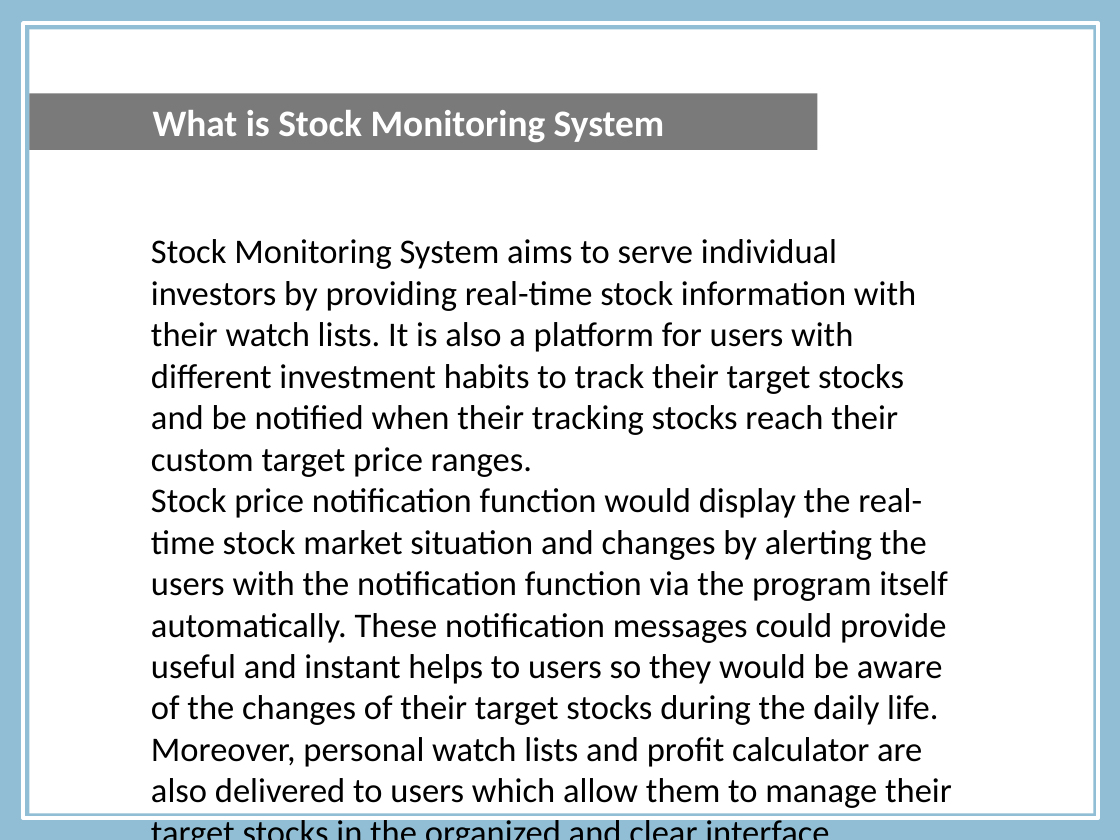
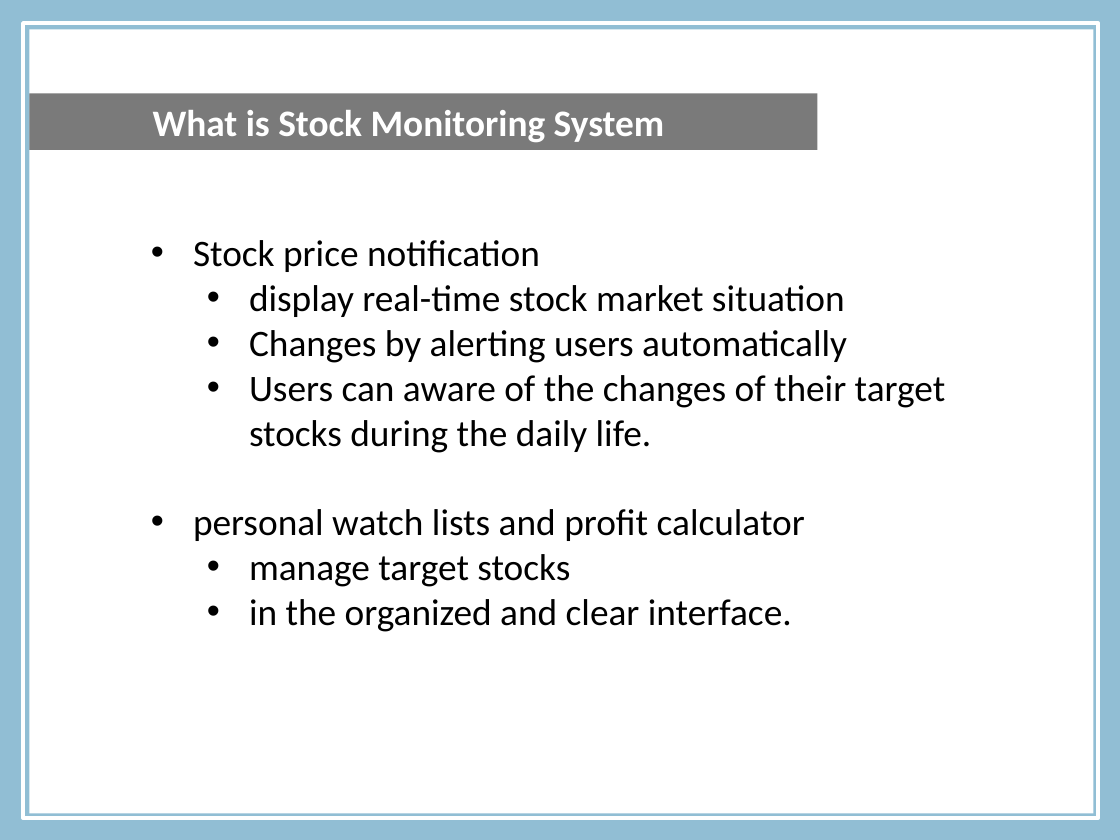
Before and after one commit to michaelleung0o0/comp3006, a slide deck: slide 4 of phrase 5 submission/Presentation3.pptx (slide 3 before the commit). Drawn at 1120x840 pixels with LibreOffice and Linux fonts; fonts in the diff are those of the drawing; background and template pictures are left out. Boxes give left, top, right and bottom in pixels: in the first picture for what was removed or moved away, otherwise in the second. Text is boxed around its words. In the diff, an @@ line names an element or a change of style, - is before the commit and + after.

Commit message:
ppt update

```diff
--- a/phrase 5 submission/Presentation3.pptx
+++ b/phrase 5 submission/Presentation3.pptx
@@ text at [193, 240, 945, 632]: text changed; size 22.2 to 24 pt @@
-Stock Monitoring System aims to serve individual investors by providing real-time stock information with their watch lists. It is also a platform for users with different investment habits to track their target stocks and be notified when their tracking stocks reach their custom target price ranges.
-Stock price notification function would display the real-time stock market situation and changes by alerting the users with the notification function via the program itself automatically. These notification messages could provide useful and instant helps to users so they would be aware of the changes of their target stocks during the daily life. Moreover, personal watch lists and profit calculator are also delivered to users which allow them to manage their target stocks in the organized and clear interface.
+• Stock price notification
+  • display real-time stock market situation
+  • Changes by alerting users automatically
+  • Users can aware of the changes of their target stocks during the daily life.
+• personal watch lists and profit calculator
+  • manage target stocks
+  • in the organized and clear interface.
```
Also in this commit, not shown: 1 slide added.
